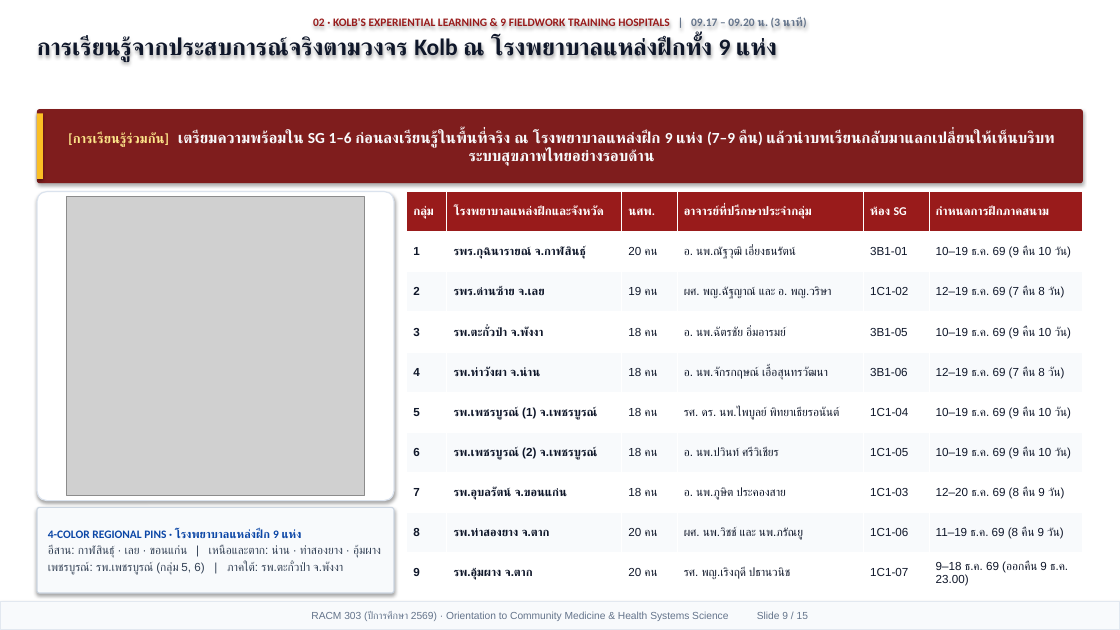
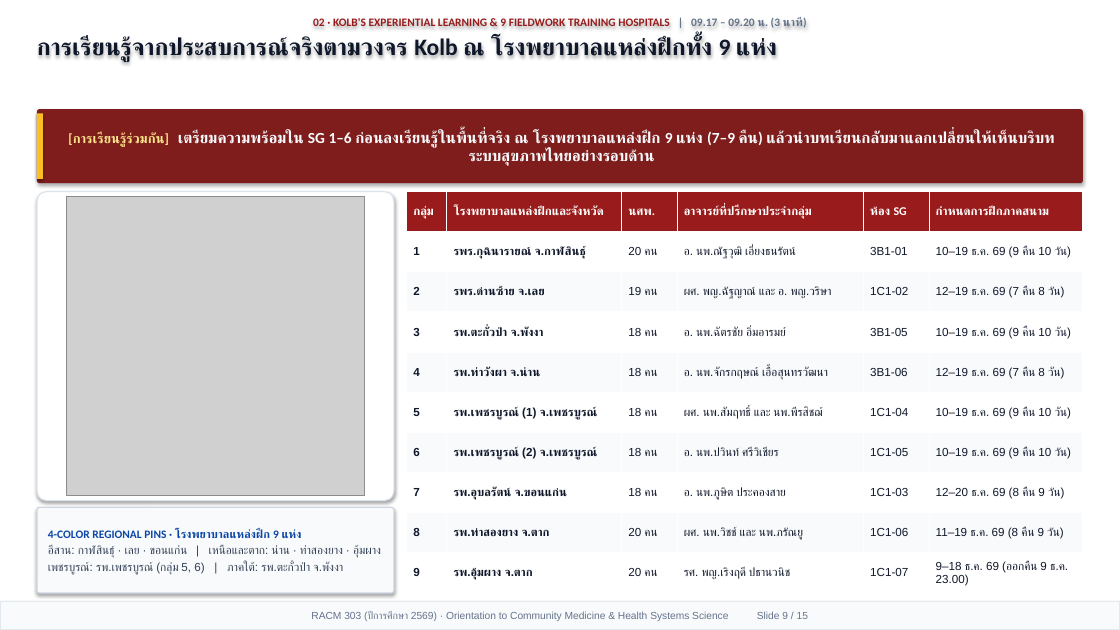
Before and after one commit to smartwoo/racm303-2569-faculty-member, a slide deck: slide 9 of exports/pptx/RACM303_2569_Orientation_Slides.pptx. Drawn at 1120x630 pixels with LibreOffice and Linux fonts; fonts in the diff are those of the drawing; grey boxes stand for pictures. Boxes give left, top, right and bottom in pixels: in the first picture for what was removed or moved away, otherwise in the second. Text is boxed around its words. In the diff, an @@ line names an element or a change of style, - is before the commit and + after.

Commit message:
feat(advisors): add 14 faculty & advisor portraits across 9 fieldwork sites, 6 discussion groups, binders, and orientation slides

```diff
--- a/exports/pptx/RACM303_2569_Orientation_Slides.pptx
+++ b/exports/pptx/RACM303_2569_Orientation_Slides.pptx
@@ table at [407,192,1083,593] @@
-row 6, column 4: รศ. ดร. นพ.ไพบูลย์ พิทยาเธียรอนันต์
+row 6, column 4: ผศ. นพ.สัมฤทธิ์ และ นพ.พีรสิชฌ์
```
Also in this commit, not shown: 22 other files.
